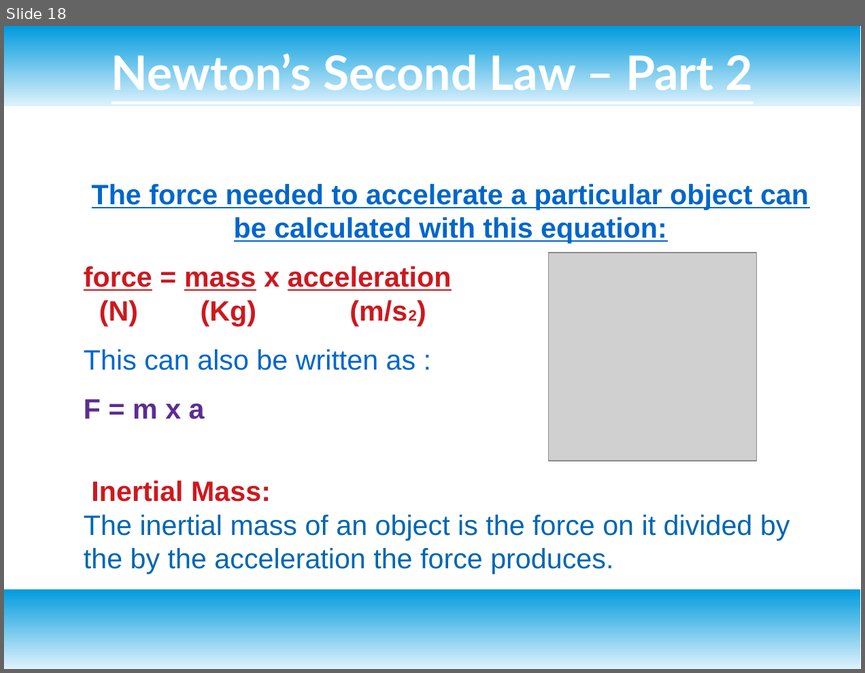
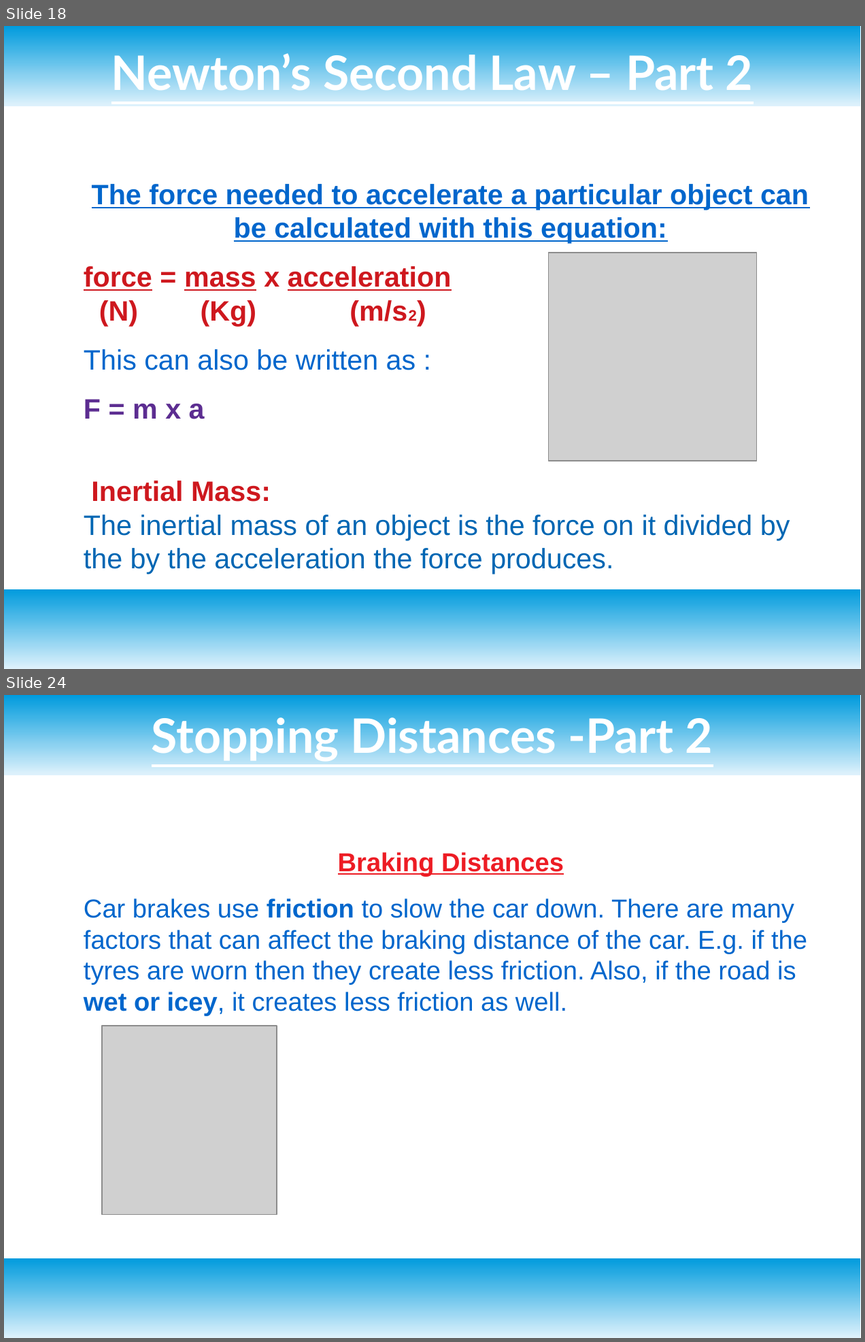
Before and after one commit to fizah05/physics, a slide deck: physicsunit123.odp. Shown one above the other, each under a label of ours: slide 18 before the commit, slides 18 and 24 after it; the slides between them are not shown. The pictures are 865x673 and 865x1342 pixels, drawn with LibreOffice and Linux fonts; fonts in the diff are those of the drawing; grey boxes stand for pictures. Boxes give left, top, right and bottom in pixels: in the first picture for what was removed or moved away, otherwise in the second. Text is boxed around its words. In the diff, an @@ line names an element or a change of style, - is before the commit and + after.

```diff
--- a/physicsunit123.odp
+++ b/physicsunit123.odp
@@ slide 24 added at (4,695,861,1338), background #FFFFFF; not listed: 2 template elements that a slide beside it also shows @@
@@ title added at (152,712,713,762), 44 pt, text #FFFFFF, bold, underline @@
+Stopping Distances -Part 2
@@ text added at (84,852,807,1016), 24 pt, text #0066CC @@
+Braking Distances
+Car brakes use friction to slow the car down. There are many factors that can affect the braking distance of the car. E.g. if the tyres are worn then they create less friction. Also, if the road is wet or icey, it creates less friction as well.
@@ picture added at (102,1025,277,1215) @@
```
Also in this commit, not shown: 1 slide changed, 6 other slides added, 1 other file.
